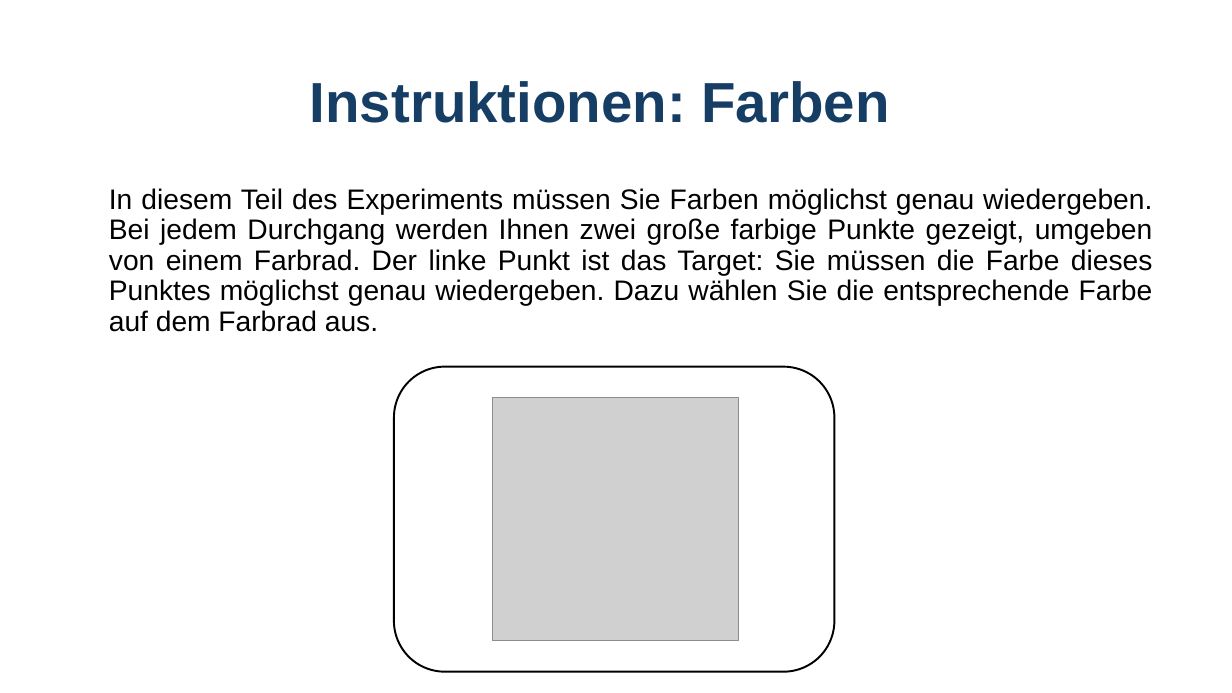
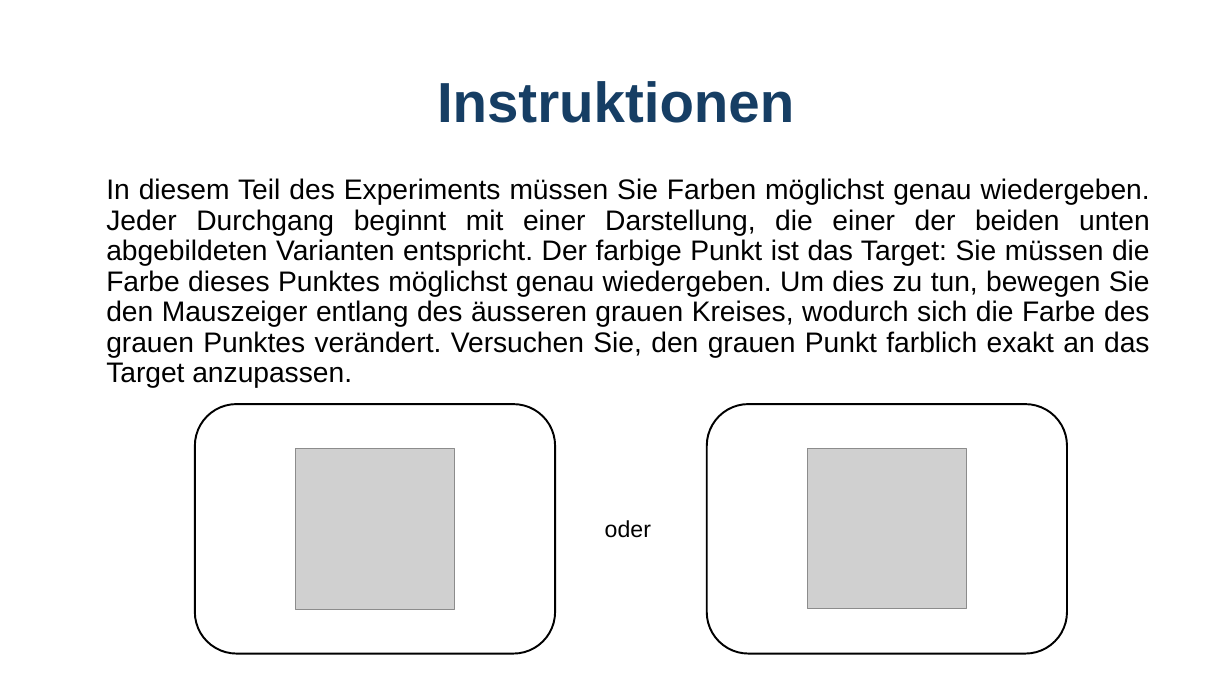
Before and after one commit to GidonFrischkorn/Ambizione-IndividualDifferencesStudy, a slide deck: slide 2 of tasks/perceptual-matching-color/assets/images/instructions perceptual matching .pptx. Drawn at 1232x693 pixels with LibreOffice and Linux fonts; fonts in the diff are those of the drawing; grey boxes stand for pictures. Boxes give left, top, right and bottom in pixels: in the first picture for what was removed or moved away, otherwise in the second. Text is boxed around its words. In the diff, an @@ line names an element or a change of style, - is before the commit and + after.

```diff
--- a/tasks/perceptual-matching-color/assets/images/instructions perceptual matching .pptx
+++ b/tasks/perceptual-matching-color/assets/images/instructions perceptual matching .pptx
@@ title at <box>437,81,794,123</box>: text changed @@
-Instruktionen: Farben
+Instruktionen
@@ text at <box>106,178,1150,388</box>: text changed @@
-In diesem Teil des Experiments müssen Sie Farben möglichst genau wiedergeben. Bei jedem Durchgang werden Ihnen zwei große farbige Punkte gezeigt, umgeben von einem Farbrad. Der linke Punkt ist das Target: Sie müssen die Farbe dieses Punktes möglichst genau wiedergeben. Dazu wählen Sie die entsprechende Farbe auf dem Farbrad aus.
+In diesem Teil des Experiments müssen Sie Farben möglichst genau wiedergeben. Jeder Durchgang beginnt mit einer Darstellung, die einer der beiden unten abgebildeten Varianten entspricht. Der farbige Punkt ist das Target: Sie müssen die Farbe dieses Punktes möglichst genau wiedergeben. Um dies zu tun, bewegen Sie den Mauszeiger entlang des äusseren grauen Kreises, wodurch sich die Farbe des grauen Punktes verändert. Versuchen Sie, den grauen Punkt farblich exakt an das Target anzupassen.
@@ rounded rectangle: place and size @@
-rounded rectangle at <box>394,367,835,672</box>
+rounded rectangle at <box>195,404,555,653</box>
@@ picture removed at <box>493,397,738,640</box> @@
@@ group added at <box>296,404,1067,653</box>: 2 pictures, 1 rounded rectangle, 1 text @@
+oder
@@ rectangle added at <box>550,592,586,599</box>, fill #FFFFFF @@
```
Also in this commit, not shown: 6 other slides changed, 1 slide added, 1 slide removed, 25 other files.
